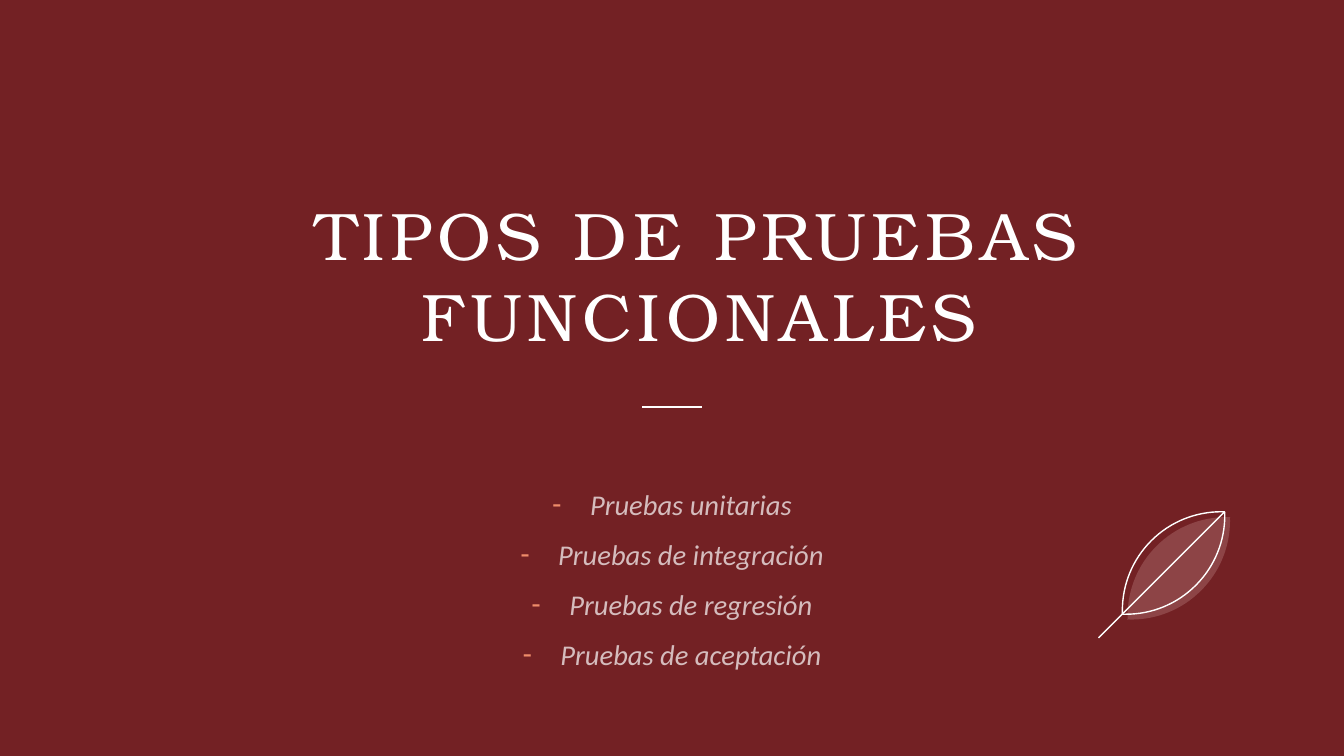
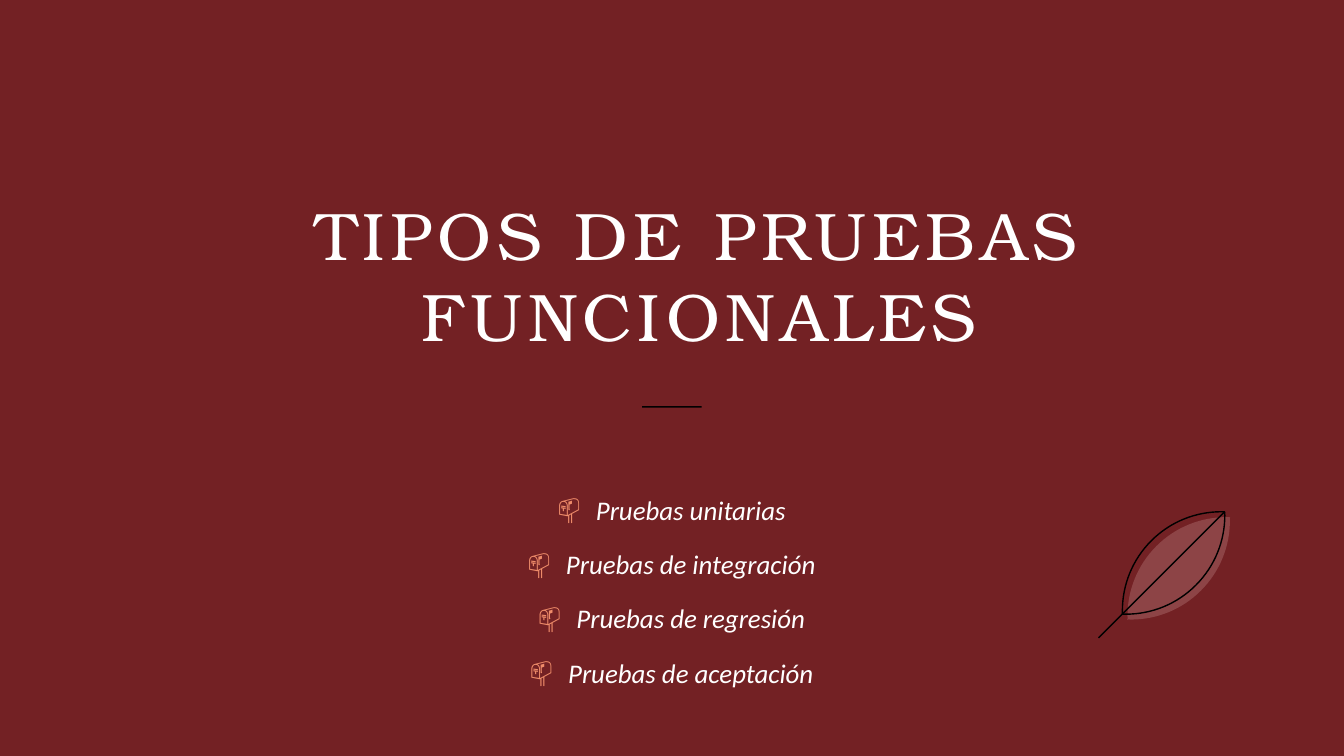
Before and after one commit to DAWEQUIPO5ENTORNOS/ProyectHtml, a slide deck: slide 4 of Sprint 3 - Story2.pptx. Drawn at 1344x756 pixels with LibreOffice and Linux fonts; fonts in the diff are those of the drawing. Boxes give left, top, right and bottom in pixels: in the first picture for what was removed or moved away, otherwise in the second. Text is boxed around its words. In the diff, an @@ line names an element or a change of style, - is before the commit and + after.

```diff
--- a/Sprint 3 - Story2.pptx
+++ b/Sprint 3 - Story2.pptx
@@ line (642, 407) - (702, 407): stroke #FFFFFF 1 pt to #000000 0.99 pt @@
@@ text "Pruebas unitarias" at [566, 501, 815, 688]: size 20.4 to 19.2 pt, text colour #FFFFFF at 70% opacity to #FFFFFF; bullet - to 📫; line spacing 1.05 to 1.25 @@
@@ freeform shape at [1101, 490, 1247, 636]: outline #FFFFFF 1 pt to #000000 0.99 pt; rotation 45 to 225 degrees @@
@@ freeform shape at [1105, 495, 1252, 642]: outline redrawn @@
@@ line (1225, 512) - (1099, 638): stroke #FFFFFF 1 pt to #000000 0.99 pt @@
```
Also in this commit, not shown: 7 other slides changed, 1 slide added.
